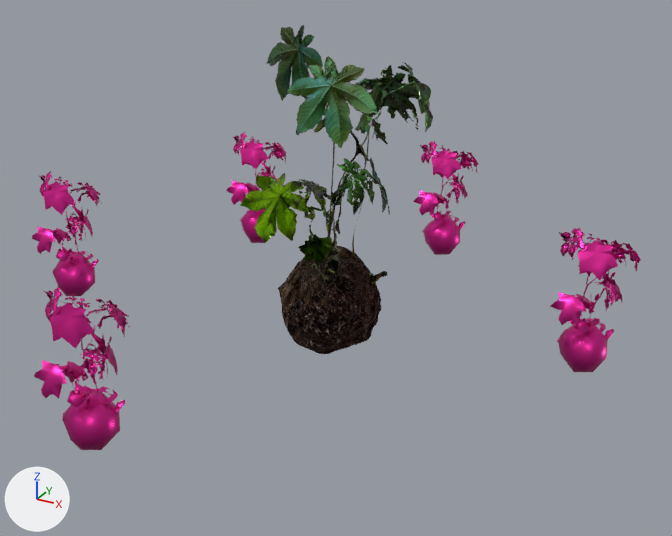
What one commit did to the glTF model docs/theyhadaplant.glb.
Both versions are drawn from a 50 mm lens placed at (2.95, -5.26, 3.27), pointed at (0.05, 0.03, 0.63). Arrows for +X, +Y and +Z are at lower left; the lights stay in place. Where no turn or scale is listed for an object, it has been applied to the vertices.

Names of what the first picture shows: 'leaf mid', 'leaf tall 1', 'leaf tall 2', 'leaf01', 'leaf02', 'leaf03', 'leaf04', 'leaf05', 'leaf_lower', 'soil_reLo'.
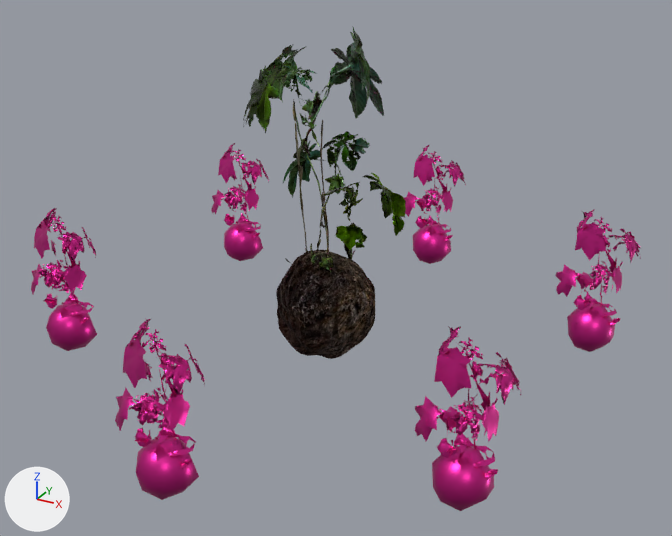
ob_center_plant_group is not drawn itself; it is the parent of ob_leaf_mid, ob_leaf_tall_1, ob_leaf_tall_2, ob_leaf_lower, ob_soil_relo.

Where the change shows, as pixel boxes [x1, y1, x2, y2] in the pictures (672 x 536 px):
'leaf05', moved, turned
    before: [550, 227, 641, 372]
    after: [415, 326, 521, 511]
'leaf01', moved, turned
    before: [34, 286, 130, 450]
    after: [31, 208, 97, 351]
'soil_reLo', turned, moved
    before: [278, 246, 381, 354]
    after: [276, 250, 375, 359]
'leaf tall 1', turned, moved
    before: [266, 25, 378, 281]
    after: [293, 27, 384, 261]
'leaf04', moved, turned
    before: [413, 141, 478, 255]
    after: [555, 209, 641, 352]
'leaf04.001', added (pink)
    after: [115, 318, 205, 500]
'leaf02', moved, turned
    before: [32, 171, 102, 296]
    after: [211, 143, 269, 261]
'leaf tall 2', turned, moved
    before: [308, 62, 433, 257]
    after: [243, 44, 343, 272]
'leaf_lower', turned, moved
    before: [240, 173, 333, 263]
    after: [324, 173, 406, 250]
'leaf03', moved, turned
    before: [226, 133, 286, 243]
    after: [403, 145, 466, 264]
'leaf mid', turned, moved
    before: [322, 158, 390, 289]
    after: [282, 131, 370, 263]

The edits, one by one:
Mesh me_leaf_tall_lo_3_015 is new.
It has 2302 vertices, 3572 faces and spans x -0.289..0.284, y -0.219..0.181, z -0.175..0.862.
It uses material mat_flatcolor1 (pink #e7329d).
Object 'leaf01' (ob_leaf01) moves from (-0.65, -1.76, 0.15) to (-1.655, -0.884, 0.15).
Object 'leaf01' (ob_leaf01) turns from (90, 0, 110) to (90, 0, 69) degrees about x, y and z.
Object 'leaf02' (ob_leaf02) moves from (-2.3, -0.16, 0.15) to (-1.511, 1.119, 0.15).
Object 'leaf02' (ob_leaf02) turns from (90, 0, 110) to (90, 0, 69) degrees about x, y and z.
Object 'leaf03' (ob_leaf03) moves from (-1.6, 1.54, 0.15) to (-0.00285, 1.873, 0.15).
Object 'leaf03' (ob_leaf03) turns from (90, 0, 110) to (90, 0, 69) degrees about x, y and z.
Object 'leaf04' (ob_leaf04) moves from (0.0, 2.11, 0.15) to (1.649, 0.954, 0.15).
Object 'leaf04' (ob_leaf04) turns from (90, 0, 110) to (90, 0, 69) degrees about x, y and z.
Object 'leaf05' (ob_leaf05) moves from (1.7, 0.6, 0.15) to (1.512, -1.205, 0.15).
Object 'leaf05' (ob_leaf05) turns from (90, 0, 110) to (90, 0, 69) degrees about x, y and z.
Object 'center_plant_group' (ob_center_plant_group) turns from (0, 0, 0) to (0, 0, -180) degrees about x, y and z.
Object 'leaf mid' (ob_leaf_mid) moves from (0.276, -0.0846, 1.221) to (0.15, -0.246, 1.221).
Object 'leaf mid' (ob_leaf_mid) turns from (90, 0, 110) to (90, 0, 69) degrees about x, y and z.
Object 'leaf tall 1' (ob_leaf_tall_1) moves from (-0.0418, -0.0101, 0.336) to (-0.0379, 0.0202, 0.336).
Object 'leaf tall 1' (ob_leaf_tall_1) turns from (90, 0, 2.9) to (90, 0, -39) degrees about x, y and z.
Object 'leaf tall 2' (ob_leaf_tall_2) moves from (-0.0326, 0.00998, 0.321) to (-0.0177, 0.0291, 0.321).
Object 'leaf tall 2' (ob_leaf_tall_2) turns from (90, 0, 0) to (90, 0, -42) degrees about x, y and z.
Object 'leaf_lower' (ob_leaf_lower) moves from (-0.145, 0.0881, 0.321) to (-0.0497, 0.162, 0.321).
Object 'leaf_lower' (ob_leaf_lower) turns from (90, 0, 0) to (90, 0, -42) degrees about x, y and z.
Object 'soil_reLo' (ob_soil_relo) moves from (0.00779, 0.0016, 0.382) to (0.00689, -0.00397, 0.382).
Object 'soil_reLo' (ob_soil_relo) turns from (90, 0, 0) to (90, 0, -42) degrees about x, y and z.
Object 'leaf04.001' (ob_leaf04_001) is new; it shows me_leaf_tall_lo_3_015.
Its location is (0.003, -1.901, 0.15).
